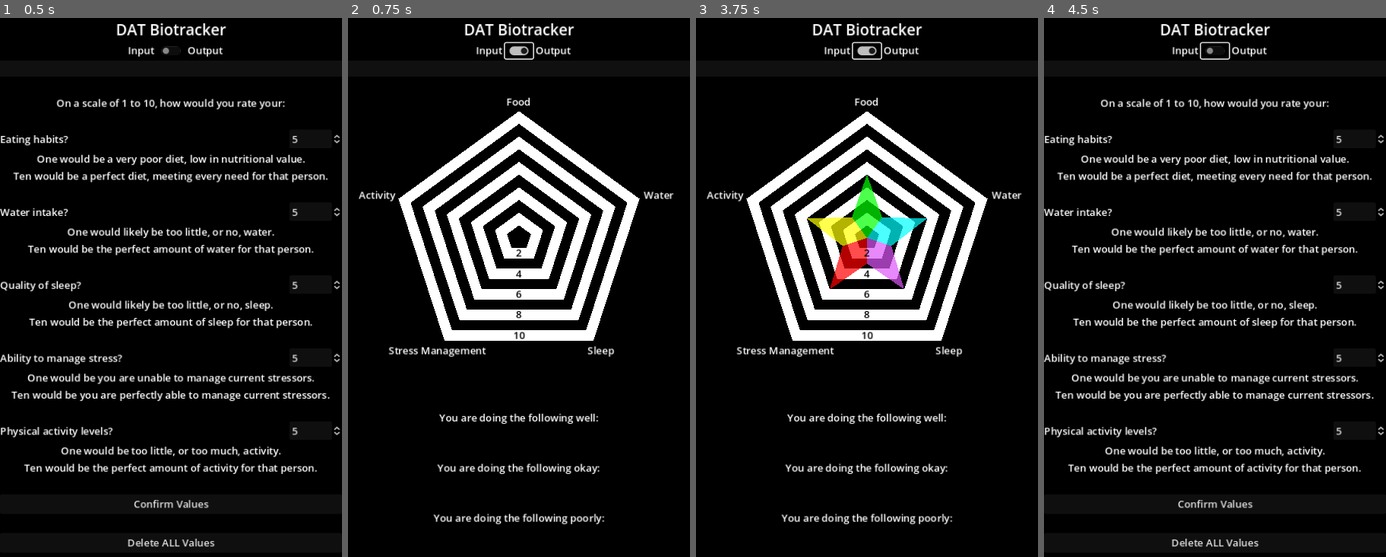
Above: before the commit, frames 1-4 (left to right).
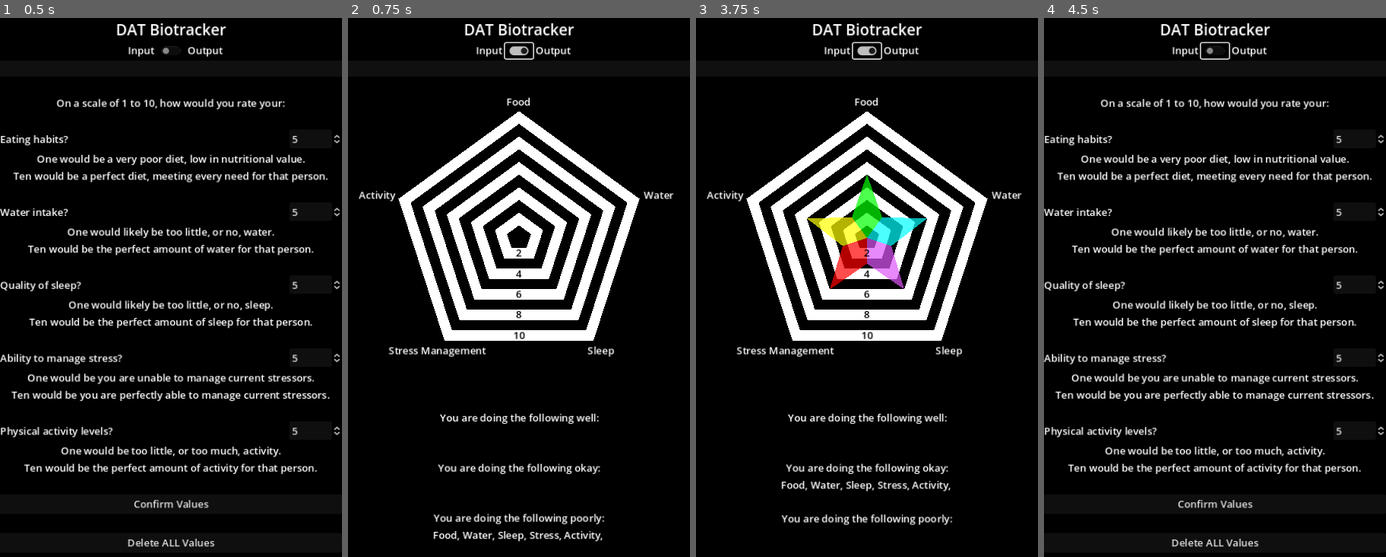
Above: after the commit, the same moments.

Repository: Thorqs/VitaPulsi
Game: Godot game, scene res://control.tscn
Same seed, same stepped clock (60 frames per second), same inputs: the game is played once before the commit and once after it.
Inputs (mouse positions are in pixels of both pictures, inside the frame that each line leads up to):
- Up to frame 1 (0.5 s): no input
- Up to frame 2 (0.75 s): click (519, 50) at 0.5 s
- Up to frame 3 (3.75 s): click (867, 50) at 1.25 s; click "Confirm Values" at 2 s; click "Confirm Values" at 2.75 s; click (867, 50) at 3.5 s
- Up to frame 4 (4.5 s): tap Enter at 4.25 s

Frame 1 is identical in both runs. In frame 2, 1.2% of the frame differs, in the area x 24-75%, y 73-98%; in frame 3, 1.5%, in the area x 24-75%, y 73-95%; in frame 4, nothing differs.

Commit message:
We made buckets!
Just need to change formatting of end results

Diff:
--- a/control.tscn
+++ b/control.tscn
@@ -78,6 +78,7 @@
 size_flags_vertical = 3
 
 [node name="Input" type="VBoxContainer" parent="Panel/MainVBox/IO"]
+visible = false
 layout_mode = 1
 anchors_preset = 15
 anchor_right = 1.0
--- a/radar_display.gd
+++ b/radar_display.gd
@@ -13,6 +13,9 @@
 var sleep_label: Label
 var stress_label: Label
 var activity_label: Label
+var WYDW_label: Label
+var WYDOK_label: Label
+var WYDP_label: Label
 
 const radar_offset = Vector2(270, 250)
 const radar_scaling = 20
@@ -46,6 +49,10 @@
 	ring_labels.append(get_node("6"))
 	ring_labels.append(get_node("8"))
 	ring_labels.append(get_node("10"))
+
+	WYDW_label = get_node("VBoxContainer/Answer_WYDW/WYDW_A_Label")
+	WYDOK_label = get_node("VBoxContainer/Answer_WYDOK/WYDOK_A_Label")
+	WYDP_label = get_node("VBoxContainer/Answer_WYDP/WYDP_A_Label")
 
 	# make sure they are in the corect position
 	for i in range (1, 11):
@@ -93,37 +100,46 @@
 
 # Called every frame. 'delta' is the elapsed time since the previous frame.
 func _process(_delta):
-	var food_mean = 0
-	var water_mean = 0
-	var sleep_mean = 0
-	var stress_mean = 0
-	var active_mean = 0
+	var means = [0, 0, 0, 0, 0]
+	var meanbeans = ["Food", "Water", "Sleep", "Stress", "Activity"]
 	if len(data.food_hist) > 0:
 		for entry in data.food_hist:
-			food_mean += entry
-		food_mean = food_mean/len(data.food_hist)
+			means[0] += entry
+		means[0] = means[0]/len(data.food_hist)
 
 		for entry in data.water_hist:
-			water_mean += entry
-		water_mean = water_mean/len(data.water_hist)
+			means[1] += entry
+		means[1] = means[1]/len(data.water_hist)
 
 		for entry in data.sleep_hist:
-			sleep_mean += entry
-		sleep_mean = sleep_mean/len(data.sleep_hist)
+			means[2] += entry
+		means[2] = means[2]/len(data.sleep_hist)
 
 		for entry in data.stress_hist:
-			stress_mean += entry
-		stress_mean = stress_mean/len(data.stress_hist)
+			means[3] += entry
+		means[3] = means[3]/len(data.stress_hist)
 
 		for entry in data.active_hist:
-			active_mean += entry
-		active_mean = active_mean/len(data.active_hist)
+			means[4] += entry
+		means[4] = means[4]/len(data.active_hist)
 
-	var food_peak = pos0*radar_scaling*food_mean
-	var water_peak = pos1*radar_scaling*water_mean
-	var sleep_peak = pos2*radar_scaling*sleep_mean
-	var stress_peak = pos3*radar_scaling*stress_mean
-	var activity_peak = pos4*radar_scaling*active_mean
+	WYDW_label.text = ""
+	WYDOK_label.text = ""
+	WYDP_label.text = ""
+
+	for mean in range(0, 5):
+		if means[mean] >= 7:
+			WYDW_label.text += meanbeans[mean] + ", "
+		elif means[mean] >3:
+			WYDOK_label.text += meanbeans[mean] + ", "
+		else:
+			WYDP_label.text += meanbeans[mean] + ", "
+
+	var food_peak = pos0*radar_scaling*means[0]
+	var water_peak = pos1*radar_scaling*means[1]
+	var sleep_peak = pos2*radar_scaling*means[2]
+	var stress_peak = pos3*radar_scaling*means[3]
+	var activity_peak = pos4*radar_scaling*means[4]
 
 	food_quad.polygon[0] = food_peak
 	food_quad.polygon[1] = (food_peak + water_peak)/4
--- a/toggle_vis.gd
+++ b/toggle_vis.gd
@@ -11,7 +11,7 @@
 	output = get_node("../../IO/Output")
 	output.visible = false
 
-	#button_pressed = false
+	button_pressed = false
 
 
 # Called every frame. 'delta' is the elapsed time since the previous frame.
@@ -19,6 +19,6 @@
 #	pass
 
 
-func _on_toggled(button_pressed):
-	input.visible = not button_pressed
-	output.visible = button_pressed
+func _on_toggled(button_pressing):
+	input.visible = not button_pressing
+	output.visible = button_pressing
